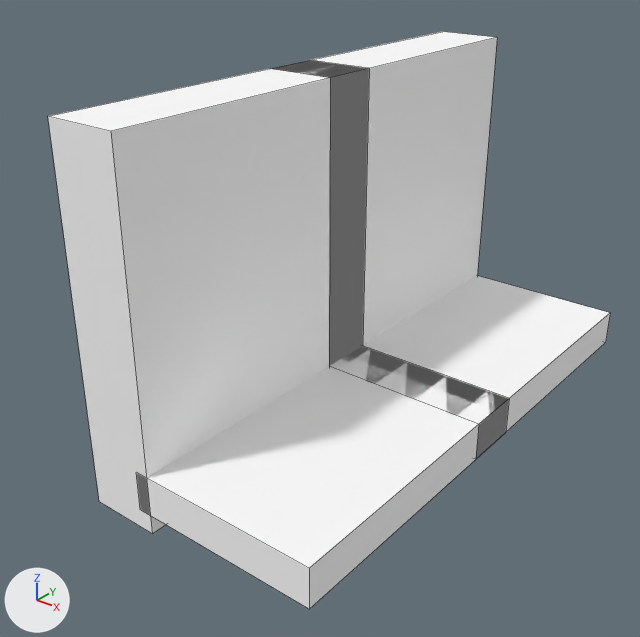
One commit to the OBJ model src/main/resources/assets/myvillage/models/equipment/forging/bench_boots_2.obj: the scene before it, then after it.
Before and after are seen from a camera (50 mm lens) standing at (0.815, -0.972, 0.358) and looking at (0.472, -0.543, 0.092). Every picture has the same lights, and +X, +Y and +Z are marked at lower left. The first picture is the older version. Mesh edges are drawn as thin lines. Where no turn or scale is listed for an object, it has been applied to the vertices. Vertices at exactly the same position are counted once.

The first picture shows 'bench_boots_2'.
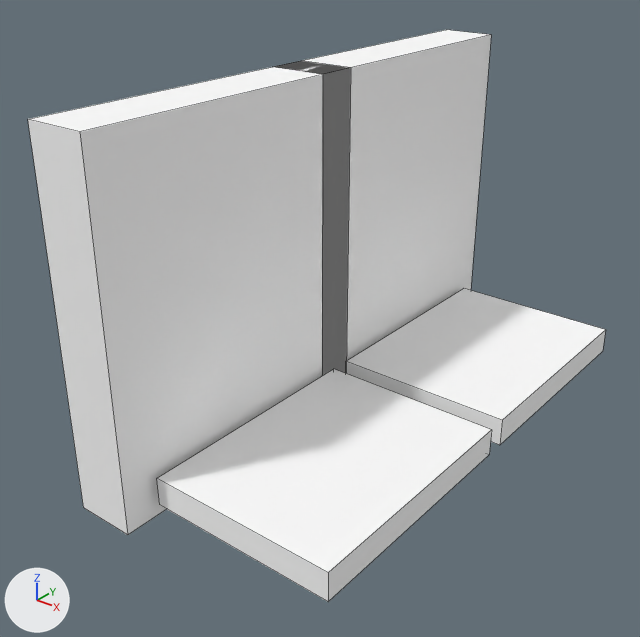
The change in detail:
me_bench_boots_2 is used by ob_bench_boots_2; location (0.0, 0.0, 0.0).
me_bench_boots_2 had 32 vertices, 24 faces and spanned x 0.412..0.588, y -0.697..-0.303, z 0.0..0.25.
me_bench_boots_2 now has 32 vertices, 24 faces and spans x 0.409..0.591, y -0.707..-0.293, z 0.0..0.25.
me_bench_boots_2 part 1: the loose piece of 8 vertices spanning x 0.454..0.588, y -0.697..-0.479, z 0.014..0.042 is scaled about its middle by (0.997, 0.812, 0.727), then moved by (0.003, -0.008, -0.006).
me_bench_boots_2 part 2: the loose piece of 8 vertices spanning x 0.412..0.463, y -0.697..-0.479, z 0.0..0.25 is scaled about its middle by (0.843, 1.02, 1), then moved by (-0.007, -0.008, 0.0).
me_bench_boots_2 part 3: the loose piece of 8 vertices spanning x 0.454..0.588, y -0.521..-0.303, z 0.014..0.042 is scaled about its middle by (0.997, 0.812, 0.727), then moved by (0.003, 0.008, -0.006).
me_bench_boots_2 part 4: the loose piece of 8 vertices spanning x 0.412..0.463, y -0.521..-0.303, z 0.0..0.25 is scaled about its middle by (0.843, 1.02, 1), then moved by (-0.007, 0.008, 0.0).

Boxes (x1, y1, x2, y2) around the edits, measured in the pictures (640 x 637 px; the box of a moved part takes in the faces that stretch with it):
'bench_boots_2', reshaped
    before: (48, 32, 610, 609)
    after: (28, 30, 606, 601)
part 1 of me_bench_boots_2, moved or reshaped
    before: (136, 346, 509, 609)
    after: (157, 369, 492, 601)
part 2 of me_bench_boots_2, moved or reshaped
    before: (48, 61, 369, 534)
    after: (28, 61, 351, 535)
part 3 of me_bench_boots_2, moved or reshaped
    before: (330, 276, 610, 458)
    after: (346, 288, 606, 445)
part 4 of me_bench_boots_2, moved or reshaped
    before: (272, 32, 497, 366)
    after: (279, 30, 491, 376)
